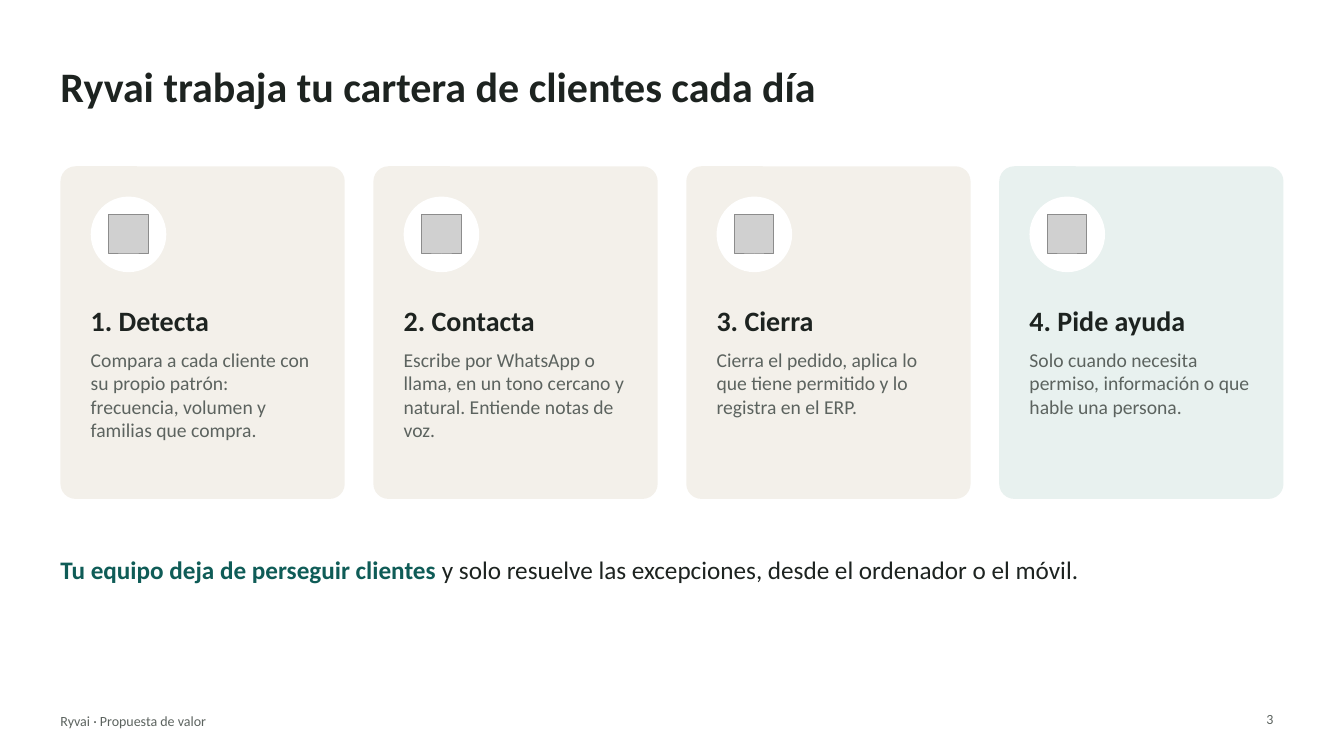
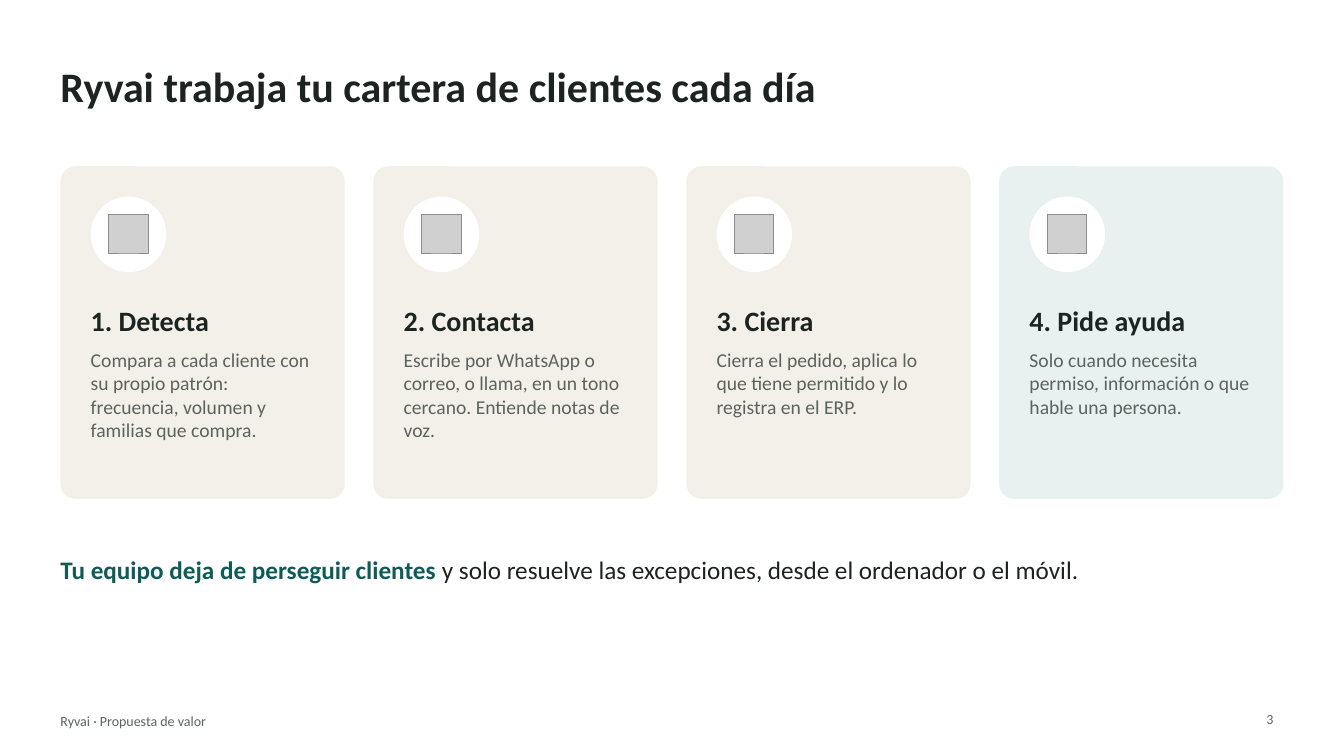
Before and after one commit to arivas-web/distribuci-n-ai, a slide deck: slide 3 of docs/Ryvai-propuesta-de-valor.pptx. Drawn at 1344x756 pixels with LibreOffice and Linux fonts; fonts in the diff are those of the drawing; grey boxes stand for pictures. Boxes give left, top, right and bottom in pixels: in the first picture for what was removed or moved away, otherwise in the second. Text is boxed around its words. In the diff, an @@ line names an element or a change of style, - is before the commit and + after.

```diff
--- a/docs/Ryvai-propuesta-de-valor.pptx
+++ b/docs/Ryvai-propuesta-de-valor.pptx
@@ text at (404,353,619,437): text changed @@
-Escribe por WhatsApp o llama, en un tono cercano y natural. Entiende notas de voz.
+Escribe por WhatsApp o correo, o llama, en un tono cercano. Entiende notas de voz.
```
Also in this commit, not shown: 3 other slides changed, 14 other files.
